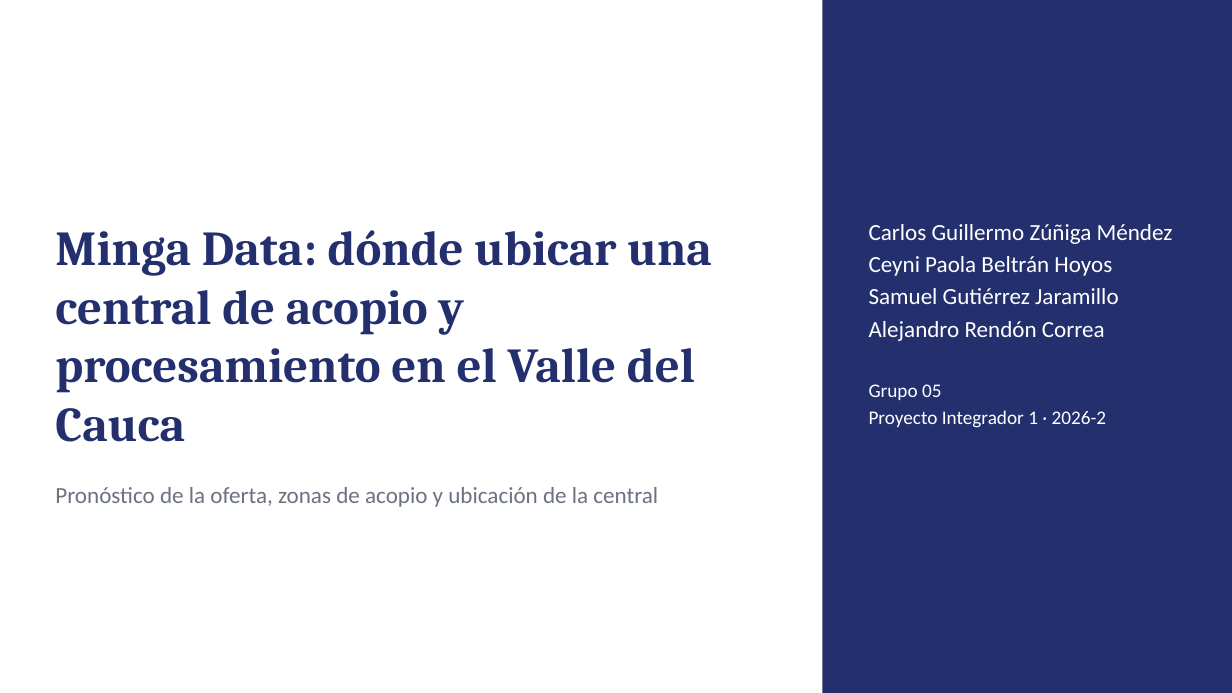
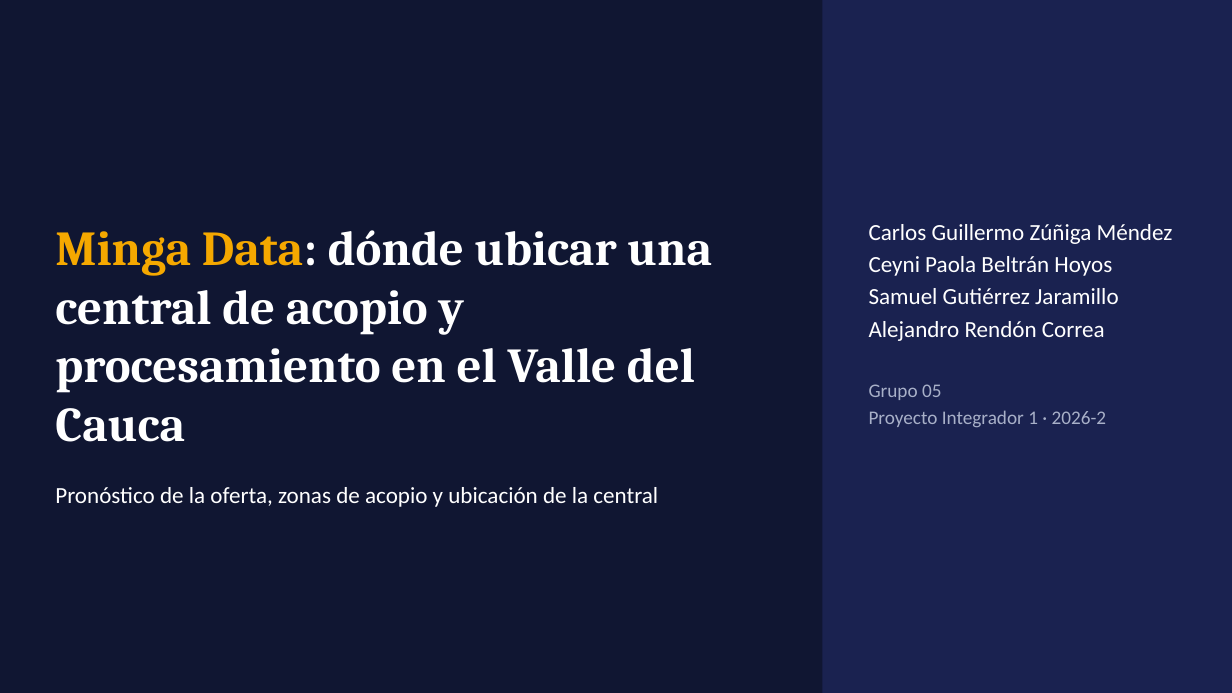
Before and after one commit to CeyniPBH/MingaData_PI, a slide deck: slide 1 of docs/informe_final/Sustentacion_MingaData.pptx. Drawn at 1232x693 pixels with LibreOffice and Linux fonts; fonts in the diff are those of the drawing; background and template pictures are left out. Boxes give left, top, right and bottom in pixels: in the first picture for what was removed or moved away, otherwise in the second. Text is boxed around its words. In the diff, an @@ line names an element or a change of style, - is before the commit and + after.

```diff
--- a/docs/informe_final/Sustentacion_MingaData.pptx
+++ b/docs/informe_final/Sustentacion_MingaData.pptx
@@ background #FFFFFF to #101632 @@
@@ rectangle at [823,0,1232,693]: fill #24306E to #1A2250 @@
@@ title "Minga Data: dónde ubicar una ..." at [55,230,712,442]: text colour #24306E to #F5A800 in "Minga Data:"; text colour #24306E to #FFFFFF in "Data: dónde ubicar una central de acopio ..." @@
@@ text at [869,384,1107,427]: text colour #FFFFFF to #A8B0C8 in "Grupo 05", "Proyecto Integrador 1 · 2026-2" @@
@@ text "Pronóstico de la oferta, zonas ..." at [55,487,658,507]: text colour #6B7280 to #FFFFFF @@
```
Also in this commit, not shown: 17 other slides changed, 3 other files.
